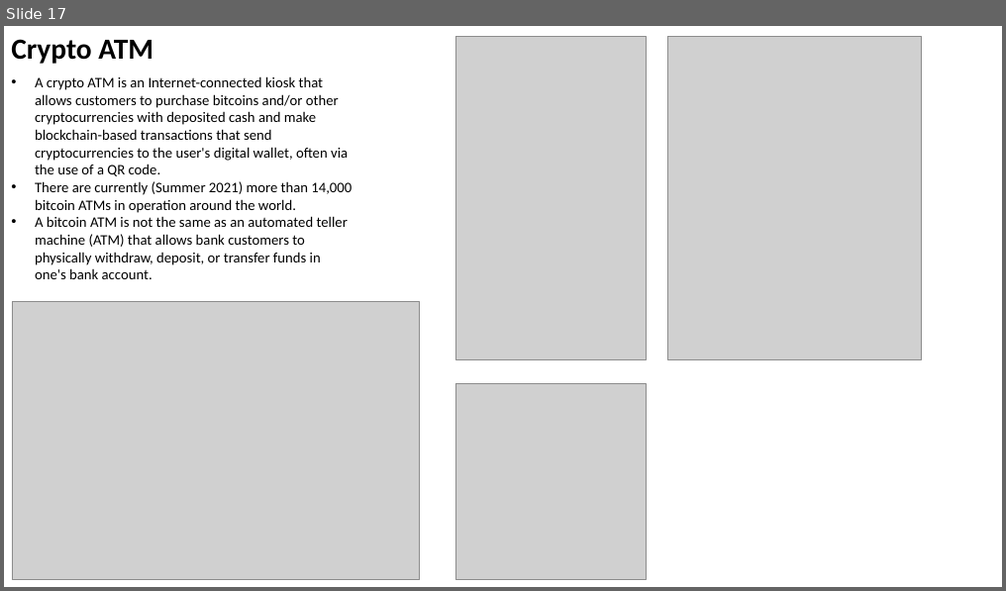
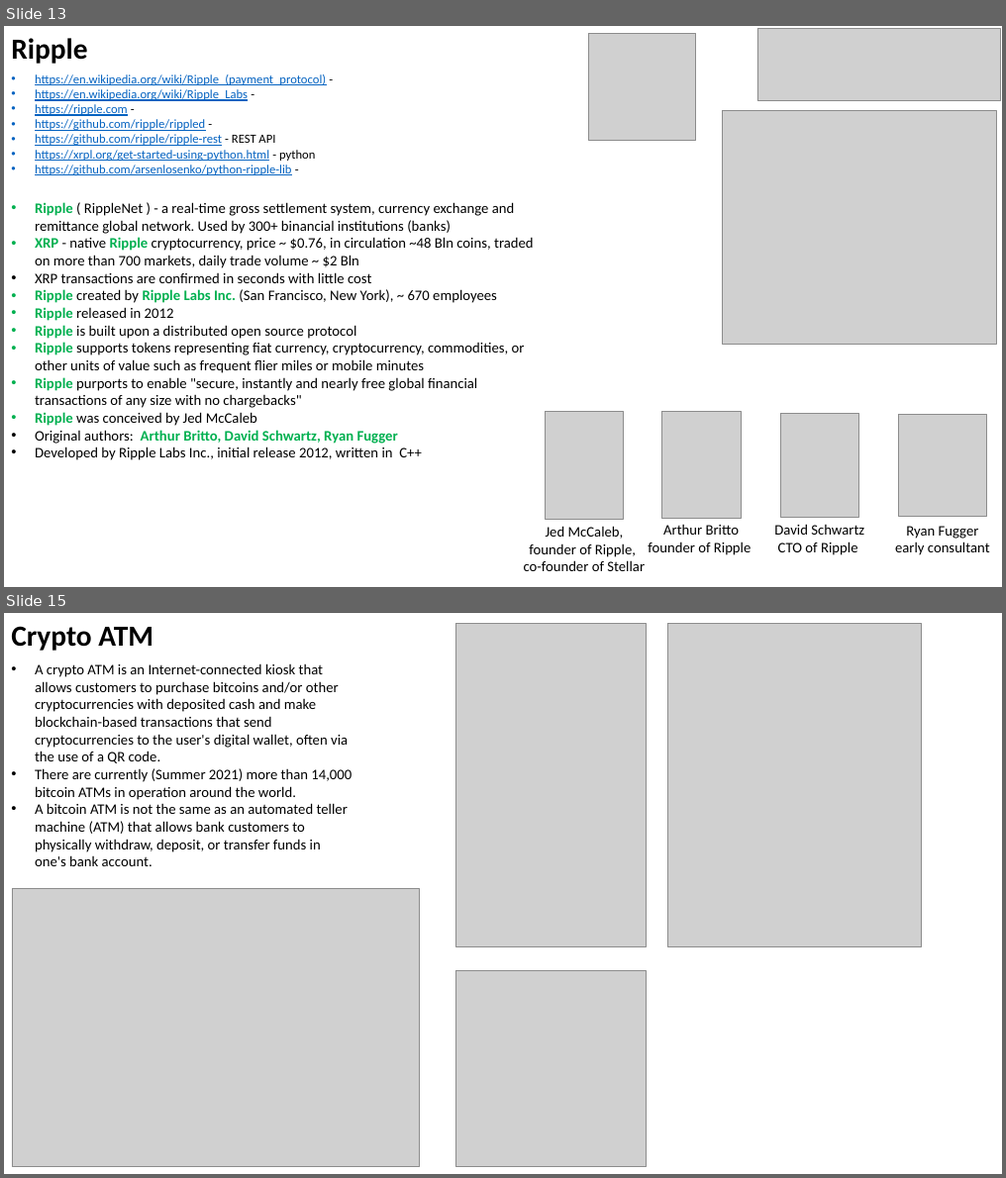
Before and after one commit to lselector/crypto, a slide deck: crypto_04_payment.pptx. Shown one above the other, each under a label of ours: slide 17 before the commit, slides 13 and 15 after it; the slides between them are not shown. The pictures are 1006x591 and 1006x1178 pixels, drawn with LibreOffice and Linux fonts; fonts in the diff are those of the drawing; grey boxes stand for pictures. Boxes give left, top, right and bottom in pixels: in the first picture for what was removed or moved away, otherwise in the second. Text is boxed around its words. In the diff, an @@ line names an element or a change of style, - is before the commit and + after.

```diff
--- a/crypto_04_payment.pptx
+++ b/crypto_04_payment.pptx
@@ slide 13 added at [4, 26, 1002, 587], background #FFFFFF @@
@@ text added at [11, 38, 87, 64], 28 pt, text #000000, bold @@
+Ripple
@@ picture added at [589, 34, 696, 141] @@
@@ picture added at [757, 28, 1000, 101] @@
@@ text added at [35, 75, 326, 175], 12 pt, text #0563C1, underline @@
+• https://en.wikipedia.org/wiki/Ripple_(payment_protocol) -
+• https://en.wikipedia.org/wiki/Ripple_Labs -
+• https://ripple.com -
+• https://github.com/ripple/rippled -
+• https://github.com/ripple/ripple-rest - REST API
+• https://xrpl.org/get-started-using-python.html - python
+• https://github.com/arsenlosenko/python-ripple-lib -
@@ picture added at [723, 110, 997, 344] @@
@@ text added at [35, 202, 534, 461], 14 pt, text #000000 @@
+• Ripple ( RippleNet ) - a real-time gross settlement system, currency exchange and remittance global network. Used by 300+ binancial institutions (banks)
+• XRP - native Ripple cryptocurrency, price ~ $0.76, in circulation ~48 Bln coins, traded on more than 700 markets, daily trade volume ~ $2 Bln
+• XRP transactions are confirmed in seconds with little cost
+• Ripple created by Ripple Labs Inc. (San Francisco, New York), ~ 670 employees
+• Ripple released in 2012
+• Ripple is built upon a distributed open source protocol
+• Ripple supports tokens representing fiat currency, cryptocurrency, commodities, or other units of value such as frequent flier miles or mobile minutes
+• Ripple purports to enable "secure, instantly and nearly free global financial transactions of any size with no chargebacks"
+• Ripple was conceived by Jed McCaleb
+• Original authors: Arthur Britto, David Schwartz, Ryan Fugger
+• Developed by Ripple Labs Inc., initial release 2012, written in C++
@@ picture added at [546, 411, 624, 519] @@
@@ picture added at [662, 411, 741, 519] @@
@@ picture added at [780, 414, 859, 517] @@
@@ picture added at [899, 414, 986, 516] @@
@@ text added at [524, 526, 645, 571], 14 pt, text #000000 @@
+Jed McCaleb,
+founder of Ripple,
+co-founder of Stellar
@@ text added at [648, 524, 750, 556], 14 pt, text #000000 @@
+Arthur Britto
+founder of Ripple
@@ text added at [774, 524, 864, 556], 14 pt, text #000000 @@
+David Schwartz
+CTO of Ripple
@@ text added at [895, 526, 990, 556], 14 pt, text #000000 @@
+Ryan Fugger
+early consultant
@@ what was slide 17 is now slide 15 @@
```
Also in this commit, not shown: 2 other slides added, 3 slides removed, 3 other files.
